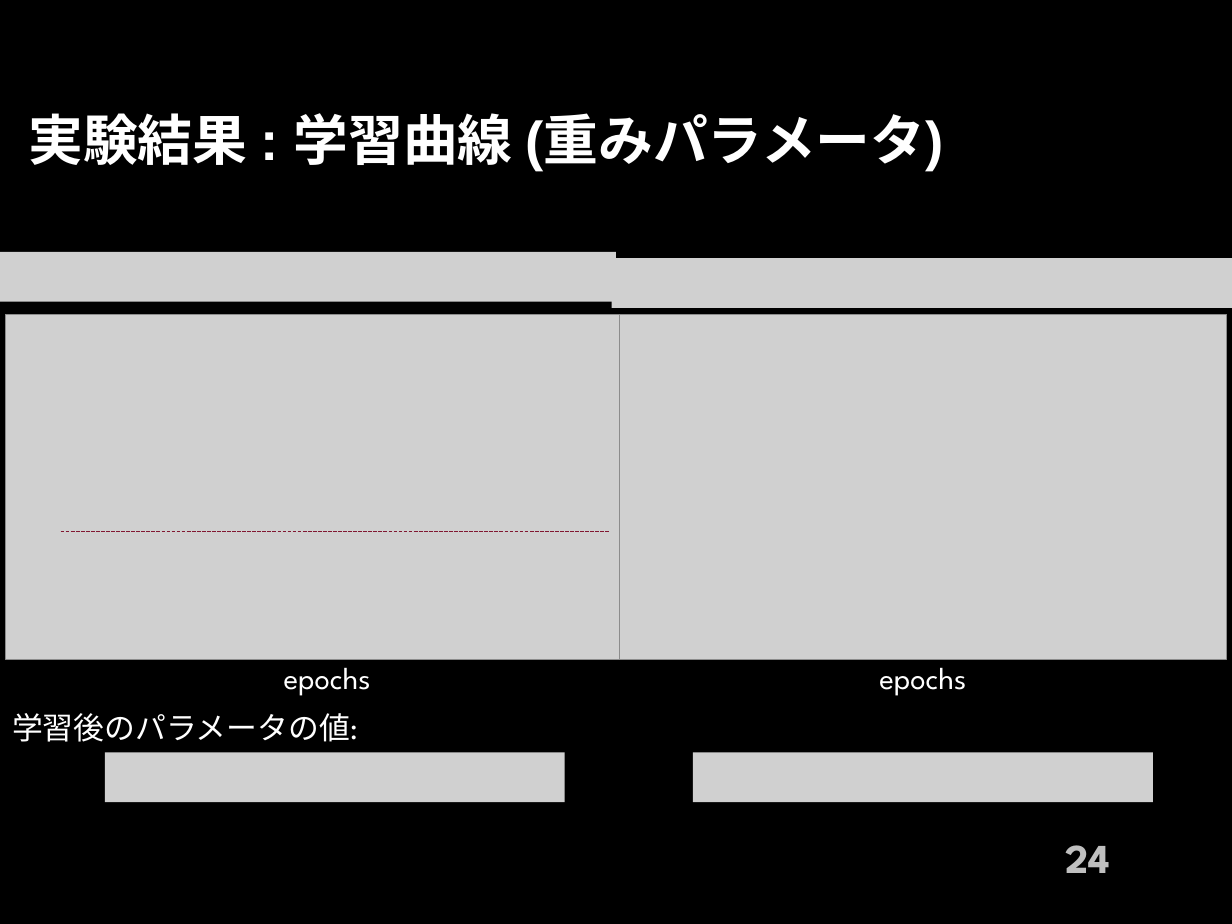
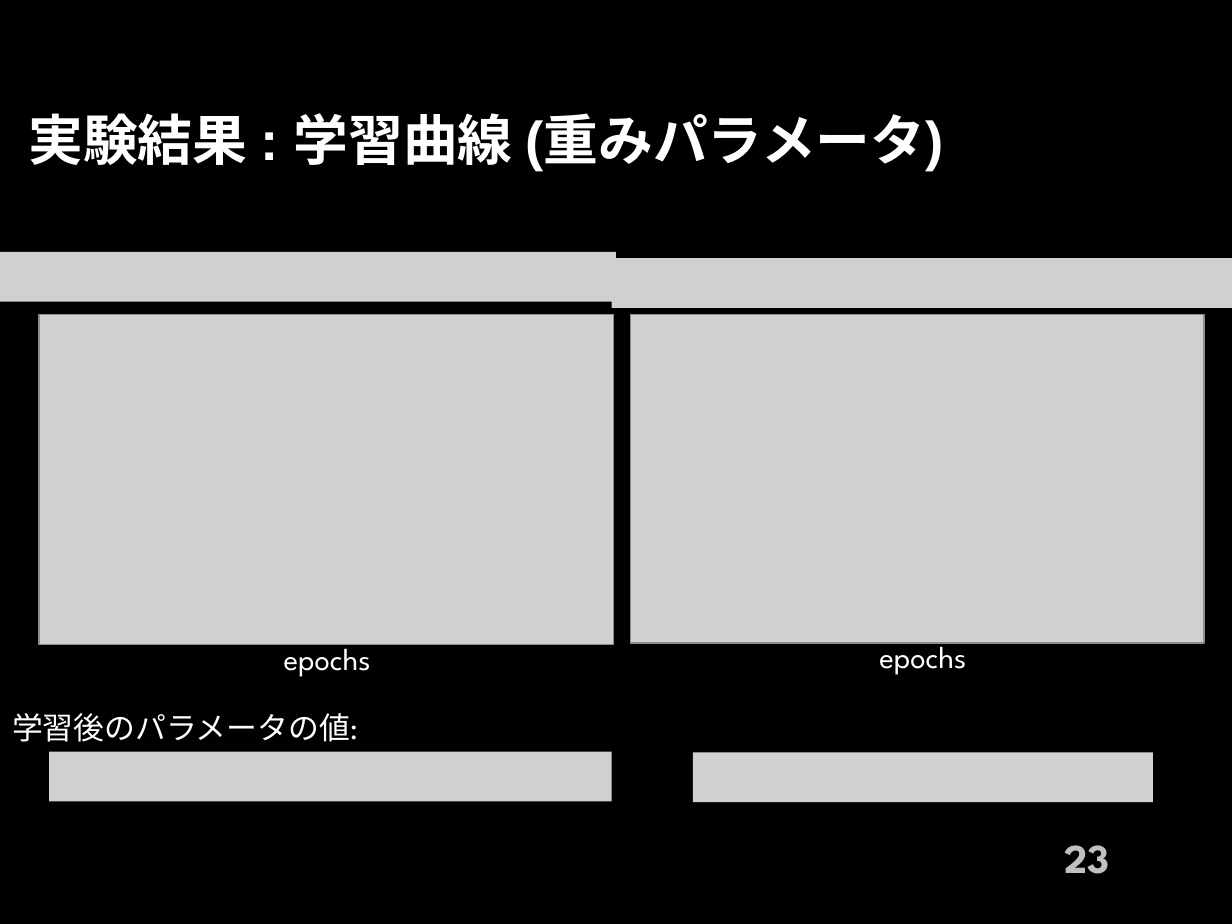
Before and after one commit to 1g-hub/takayama_b, a slide deck: slide 23 of prsn/shuron/Master_Slide_2210104043_Yusei_Takayama.pptx (slide 24 before the commit). Drawn at 1232x924 pixels with LibreOffice and Linux fonts; fonts in the diff are those of the drawing; grey boxes stand for pictures; background and template pictures are left out. Boxes give left, top, right and bottom in pixels: in the first picture for what was removed or moved away, otherwise in the second. Text is boxed around its words. In the diff, an @@ line names an element or a change of style, - is before the commit and + after.

```diff
--- a/prsn/shuron/Master_Slide_2210104043_Yusei_Takayama.pptx
+++ b/prsn/shuron/Master_Slide_2210104043_Yusei_Takayama.pptx
@@ picture: place and size @@
-picture at bbox=[5, 314, 618, 659]
+picture at bbox=[39, 314, 614, 644]
@@ picture: place and size @@
-picture at bbox=[620, 314, 1227, 659]
+picture at bbox=[631, 314, 1204, 642]
@@ line removed from (60, 531) to (609, 531) @@
@@ text "epochs": place and size @@
-text "epochs" at bbox=[284, 658, 371, 696]
+text "epochs" at bbox=[284, 639, 371, 677]
@@ text "epochs": place and size @@
-text "epochs" at bbox=[879, 658, 966, 696]
+text "epochs" at bbox=[879, 637, 966, 675]
@@ picture: place and size @@
-picture at bbox=[105, 753, 564, 802]
+picture at bbox=[49, 752, 612, 801]
@@ page number at bbox=[1065, 845, 1110, 874]: text changed @@
-24
+23
```
Also in this commit, not shown: 15 other slides changed, 5 slides added, 2 slides removed, 40 other files.
